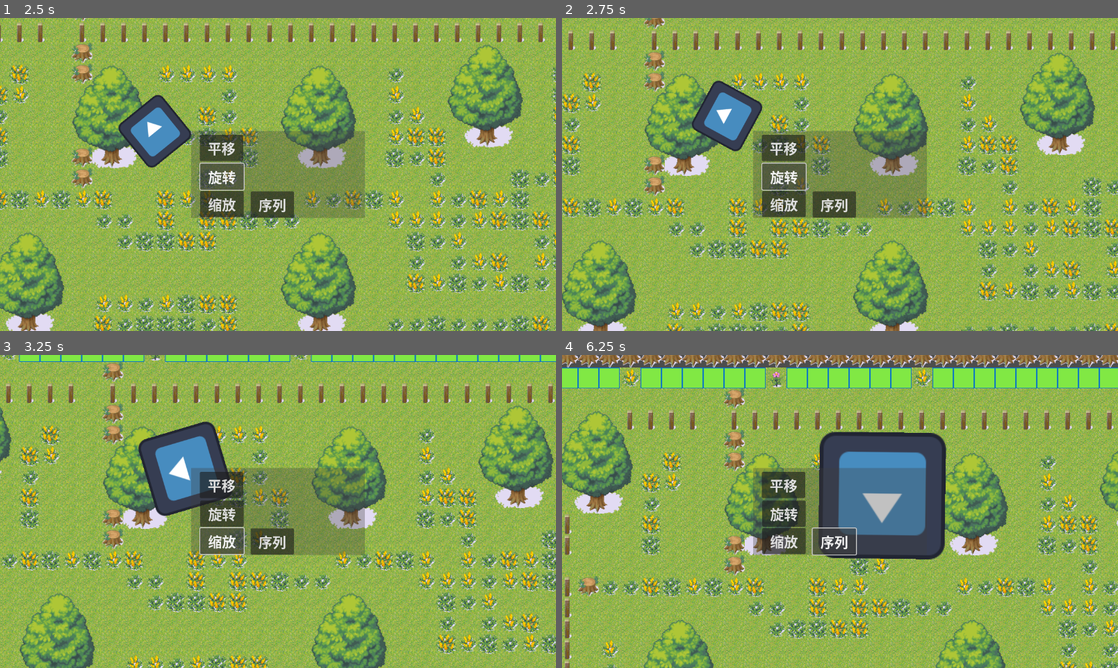
Above: before the commit, frames 1-4 (two rows, left to right).
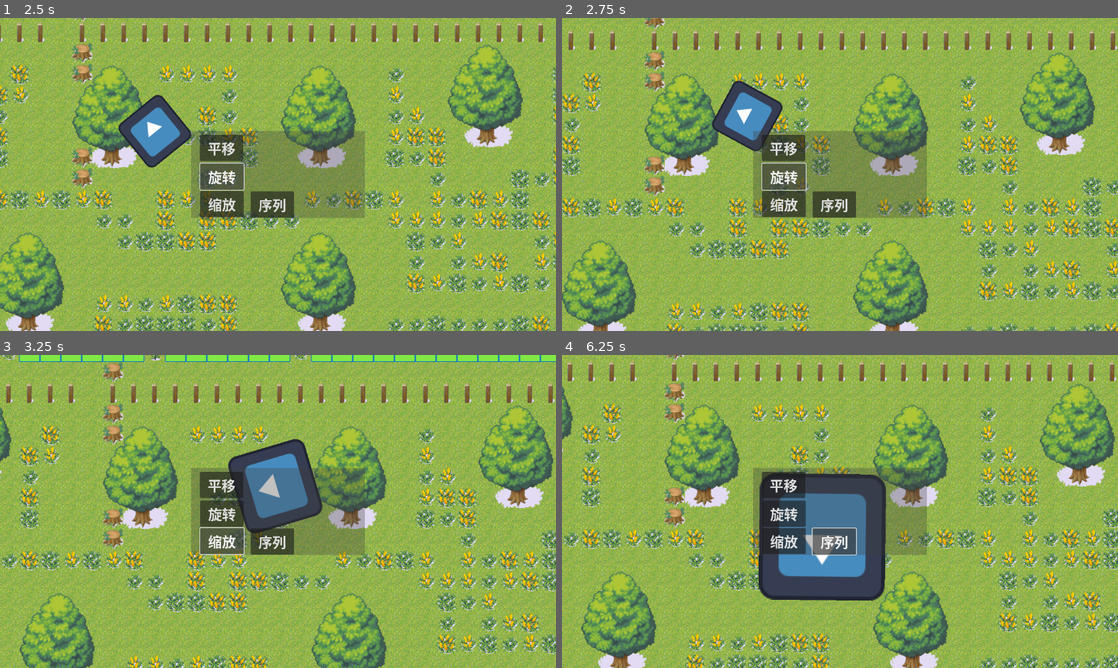
Above: after the commit, the same moments.

Repository: GCCH2023/Dice-By-Godot
Game: Godot game, scene res://场景/Test.tscn
Two runs of this game, one before a commit and one after it. Both use one fixed random seed, a clock stepped at 60 frames per second and the inputs below. This scene is started directly instead of the project's main scene. The engine's default icon, where the game draws it, is replaced by a stand-in: a white triangle on a blue panel in a dark square.
Inputs:
- Up to frame 1 (2.5 s): click "序列" at 0.5 s; click "平移" at 1.25 s; click "旋转" at 2 s
- Up to frame 2 (2.75 s): no input
- Up to frame 3 (3.25 s): click "缩放" at 2.75 s
- Up to frame 4 (6.25 s): click "平移" at 3.5 s; click "旋转" at 4.25 s; click "缩放" at 5 s; click "序列" at 5.75 s

Frame 1 is identical in both runs. In frame 2, 2.3% of the frame differs, in the area x 23-40%, y 20-43%; in frame 3, 7.0%; in frame 4, 73%, in the area x 0-100%, y 0-100%.

Commit message:
实现了 序列动画 的循环次数功能

Diff:
--- a/脚本/AnimationManager.gd
+++ b/脚本/AnimationManager.gd
@@ -29,6 +29,11 @@
 		self.is_flipping = false
 		self.is_finished = false
 
+	# 重置动画计时器
+	func reset():
+		timer = 0
+		is_finished = false
+
 	# 修改节点的属性
 	# time 的含义视具体情况而定
 	func change(time:float):
@@ -63,7 +68,7 @@
 				timer = duration
 			elif loop_count > 1:	# 不需要翻转, 那么判断是否循环
 				loop_count -= 1
-				timer = 0
+				reset()
 			else:	# 结束动画
 				on_finished()
 				return
@@ -75,7 +80,7 @@
 			else:		# 循环下一次
 				loop_count -= 1
 				is_flipping = false
-				timer = 0
+				reset()
 			before_next()
 
 # 目标值动画
@@ -239,30 +244,32 @@
 class SequenceAnimation extends GCAnimation:
 	var anims : Array
 	var current : GCAnimation
-
-	func _init(anims):
-		super._init(null, 0, false, 1)
+	var index : int
+
+	func _init(anims:Array, is_flip:bool=false, loop_count:int=1):
+		super._init(null, 0, is_flip, loop_count)
 		self.anims = anims
+		self.index = 0
 		next_animation()
 
 	func next_animation():
-		current = anims.pop_front()
+		current = anims[index]
+		current.reset()
 		#current.finished.connect(on_anim_finished)
-
-	func on_anim_finished():
-		#current.finished.disconnect(next_animation)
-		if anims.is_empty():
-			current = null
-		else:
-			next_animation();
 
 	# delta 是 _process 的参数
 	func update(delta:float):
 		current.update(delta)
 		if current.is_finished:
-			if anims.is_empty():
-				on_finished()
+			if index + 1 >= anims.size():
+				if loop_count <= 1:
+					on_finished()
+				else:
+					loop_count -= 1
+					index = 0
+					next_animation()
 			else:
+				index += 1
 				next_animation()
 
 # 将节点node平移用duration指定的时间到指定位置target
@@ -320,8 +327,10 @@
 
 # 创建一个动画序列
 # 动画序列可以包含并同步播放多个动画
-func sequence(anims):
-	var anim = SequenceAnimation.new(anims)
+func sequence(anims:Array, is_flip:bool=false, loop_count:int=1):
+	if anims.is_empty():
+		return
+	var anim = SequenceAnimation.new(anims, is_flip, loop_count)
 	add_anim(anim)
 	return anim
 
--- a/脚本/Test.gd
+++ b/脚本/Test.gd
@@ -54,4 +54,4 @@
 	GCAM.MoveBy.new($Sprite2D, Vector2(0, 400), 0.5),
 	GCAM.MoveBy.new($Sprite2D, Vector2(-400, 0), 0.5),
 	GCAM.MoveBy.new($Sprite2D, Vector2(0, -400), 0.5)]
-	AnimationManager.sequence(anims)
+	AnimationManager.sequence(anims, false, 3)
